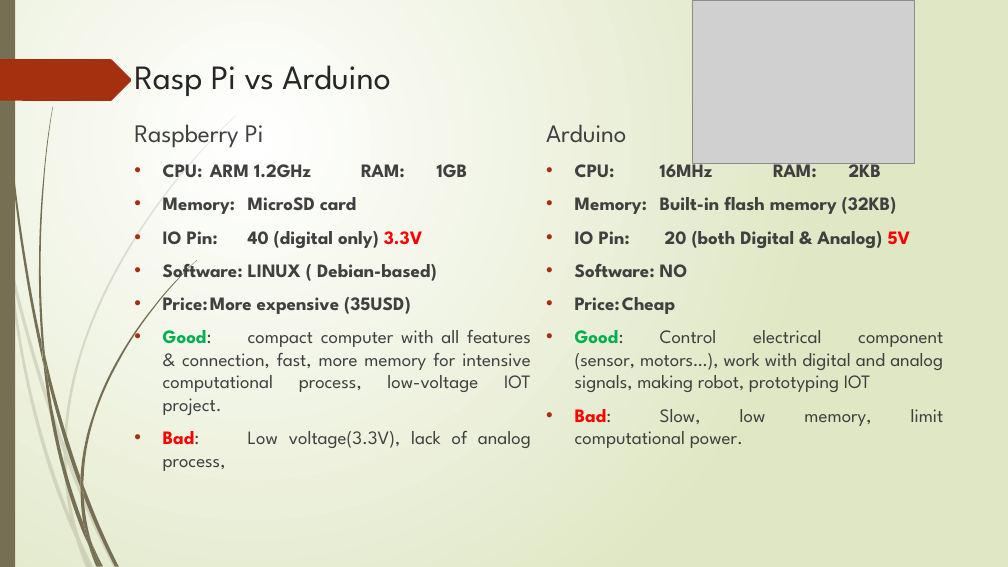
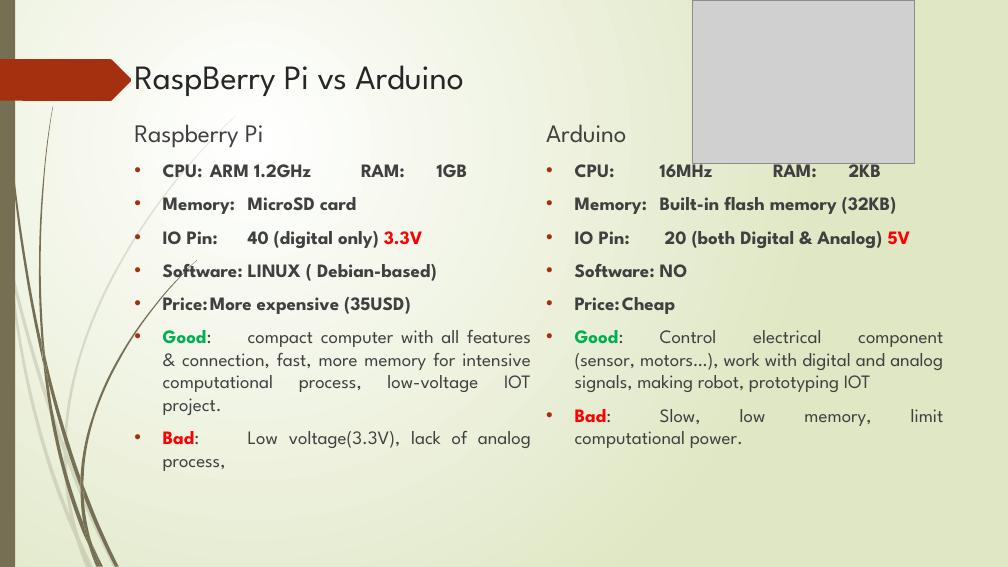
Before and after one commit to nxphi47/raspiWSntuoss, a slide deck: slide 5 of raspWS.pptx. Drawn at 1008x567 pixels with LibreOffice and Linux fonts; fonts in the diff are those of the drawing; grey boxes stand for pictures. Boxes give left, top, right and bottom in pixels: in the first picture for what was removed or moved away, otherwise in the second. Text is boxed around its words. In the diff, an @@ line names an element or a change of style, - is before the commit and + after.

```diff
--- a/raspWS.pptx
+++ b/raspWS.pptx
@@ title at bbox=[134, 65, 463, 96]: text changed @@
-Rasp Pi vs Arduino
+RaspBerry Pi vs Arduino
```
Also in this commit, not shown: 3 other slides changed, 1 other file.
